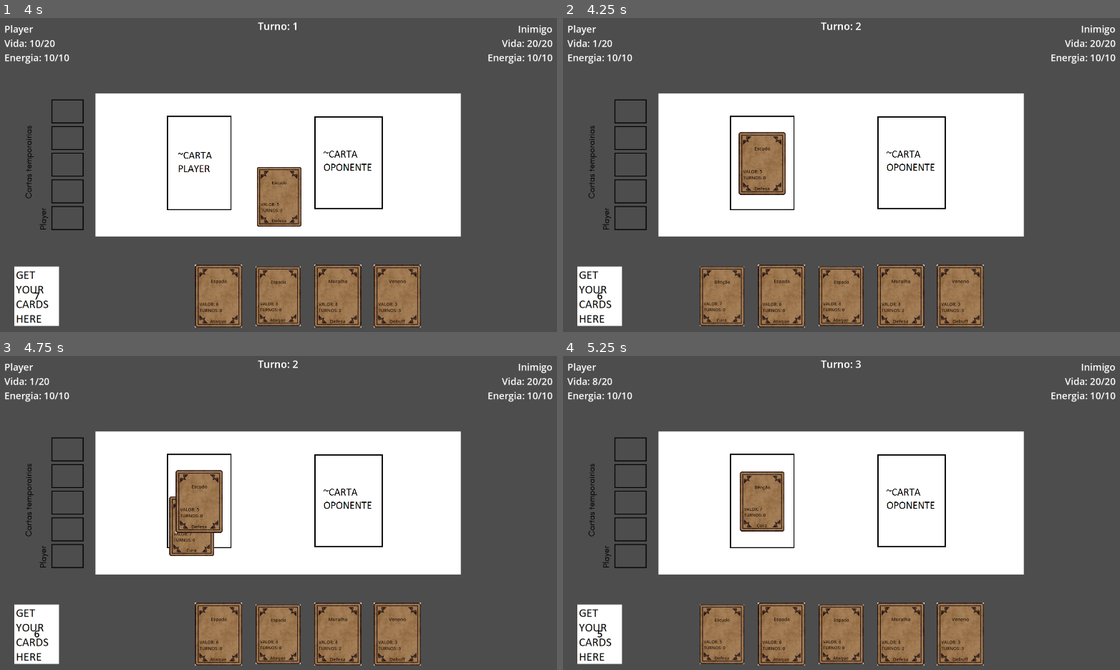
Above: before the commit, frames 1-4 (two rows, left to right).
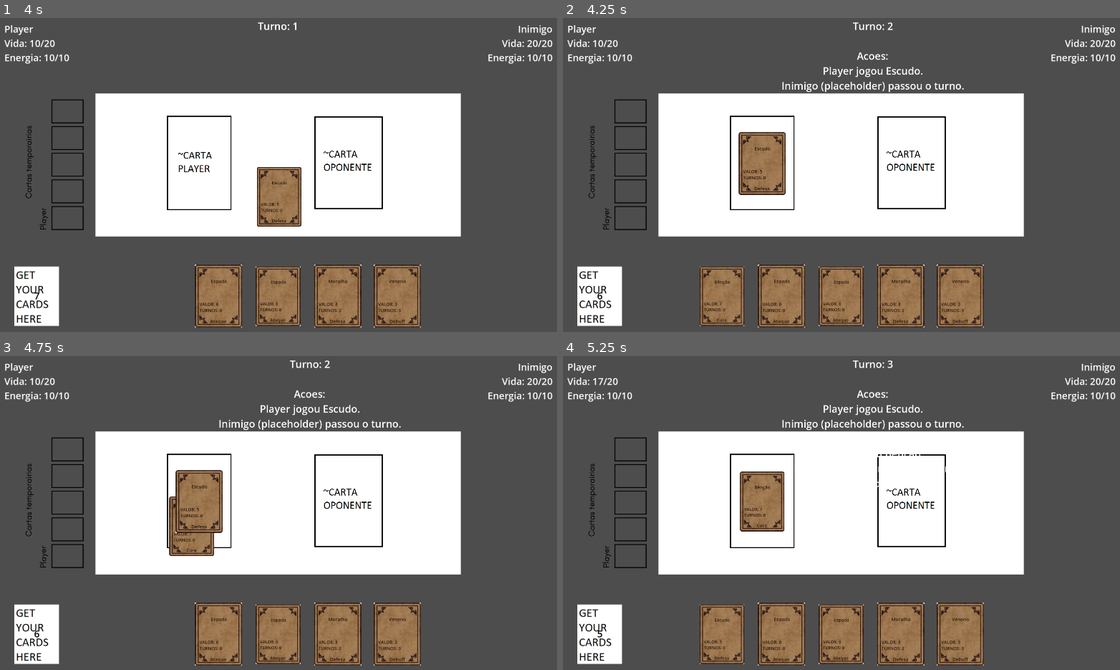
Above: after the commit, the same moments.

Repository: thenickfer/GamblersGambit
Game: Godot game, scene res://Scenes/CardScene.tscn
The game is run twice, just before and just after one commit, with the same random seed, the same clock (stepped at 60 frames per second) and the same inputs.
Inputs (mouse positions are in pixels of both pictures, inside the frame that each line leads up to):
- Up to frame 1 (4 s): tap Enter at 0.5 s; drag from (395, 297) to (217, 297) at 0.52 s; drag from (339, 297) to (161, 297) at 1.27 s; move the mouse to (278, 297) at 2.02 s; click (278, 297) at 2.17 s; tap Space at 2.75 s; drag from (217, 297) to (38, 297) at 2.77 s; drag from (161, 297) to (306, 175) at 3.52 s
- Up to frame 2 (4.25 s): no input
- Up to frame 3 (4.75 s): drag from (161, 635) to (200, 500) at 4.27 s
- Up to frame 4 (5.25 s): move the mouse to (724, 635) at 5.02 s; click (724, 635) at 5.17 s

Frame 1 is identical in both runs. In frame 2, 0.8% of the frame differs, in the area x 6-72%, y 1-24%; in frame 3, 0.8%; in frame 4, 0.8%, in the area x 5-72%, y 1-43%.

Commit message:
fix: cpu logic

Diff:
--- a/Scripts/game_manager.gd
+++ b/Scripts/game_manager.gd
@@ -24,6 +24,7 @@
 var temp_cards: Array = []
 var player_temp_slots: Array = []
 var occupied: Array[bool] = []
+var action_log: Array[String] = []
 
 @onready var player_combatant = $PlayerStats
 @onready var cpu_combatant = $OpponentStats
@@ -71,6 +72,7 @@
 		return {"accepted": false, "went_to_board": false}
 
 	var went_to_board = _process_card_play(player_combatant, cpu_combatant, card_node)
+	_log_action("%s jogou %s." % [player_combatant.combatant_name, card_node.card_name])
 	if not went_to_board:
 		player_combatant.add_to_discard(card_node.card_name)
 
@@ -90,6 +92,7 @@
 	})
 	if card_node.card_turns > 0:
 		_place_temp_card(card_node, source)
+		_log_action("Efeito temporario ativo por %d turnos." % card_node.card_turns)
 		return true
 	return false
 
@@ -102,28 +105,15 @@
 func _cpu_take_turn() -> void:
 	if battle_state == BattleState.ENDED:
 		return
-	if cpu_combatant.hand.is_empty():
-		draw_cpu_card()
-	if cpu_combatant.hand.is_empty():
-		_end_cpu_turn()
-		return
-
-	var idx = randi_range(0, cpu_combatant.hand.size() - 1)
-	var card_name = cpu_combatant.hand[idx]
-	cpu_combatant.hand.remove_at(idx)
-	var card_node = _build_virtual_card(card_name)
-	var went_to_board = _process_card_play(cpu_combatant, player_combatant, card_node)
-	if not went_to_board:
-		cpu_combatant.add_to_discard(card_name)
-
-	if _check_battle_end():
-		return
+	# Placeholder: CPU nao toma decisoes nem aplica efeitos nesta entrega.
+	_log_action("%s (placeholder) passou o turno." % cpu_combatant.combatant_name)
 	_end_cpu_turn()
 
 func _end_cpu_turn() -> void:
 	turn_number += 1
 	draw_cpu_card()
 	battle_state = BattleState.PLAYER_TURN
+	_log_action("Novo turno do jogador.")
 	_refresh_turn_label()
 
 func _build_virtual_card(card_name: String) -> Dictionary:
@@ -231,7 +221,8 @@
 
 func _end_battle(winner, loser) -> void:
 	battle_state = BattleState.ENDED
-	turn_label.text = "Batalha Encerrada\nVencedor: %s" % winner.combatant_name
+	_log_action("Batalha encerrada. Vencedor: %s." % winner.combatant_name)
+	turn_label.text = "Batalha Encerrada\nVencedor: %s\n\n%s" % [winner.combatant_name, "\n".join(action_log)]
 	emit_signal("battle_ended", winner, loser)
 
 func _refresh_turn_label() -> void:
@@ -240,4 +231,12 @@
 		txt += "\nMeu ataque: +%d" % player_attack_bonus
 	if cpu_attack_penalty > 0:
 		txt += "\nAtaque inimigo: -%d" % cpu_attack_penalty
+	if not action_log.is_empty():
+		txt += "\n\nAcoes:\n" + "\n".join(action_log)
 	turn_label.text = txt
+
+func _log_action(message: String) -> void:
+	action_log.append(message)
+	if action_log.size() > 6:
+		action_log.pop_front()
+	_refresh_turn_label()
